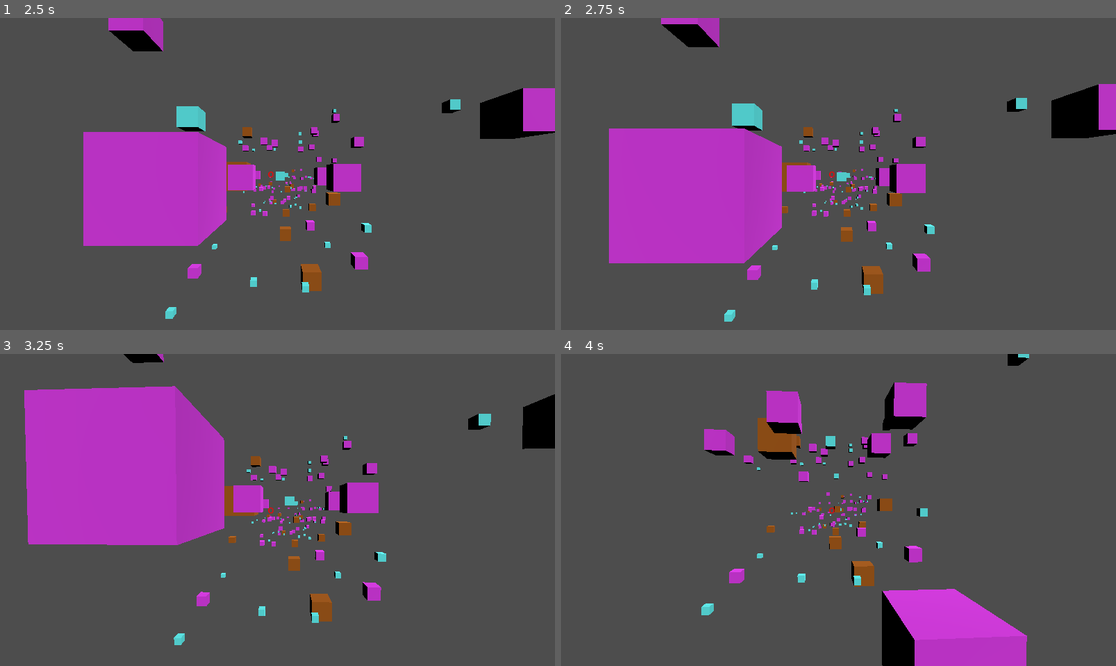
Above: before the commit, frames 1-4 (two rows, left to right).
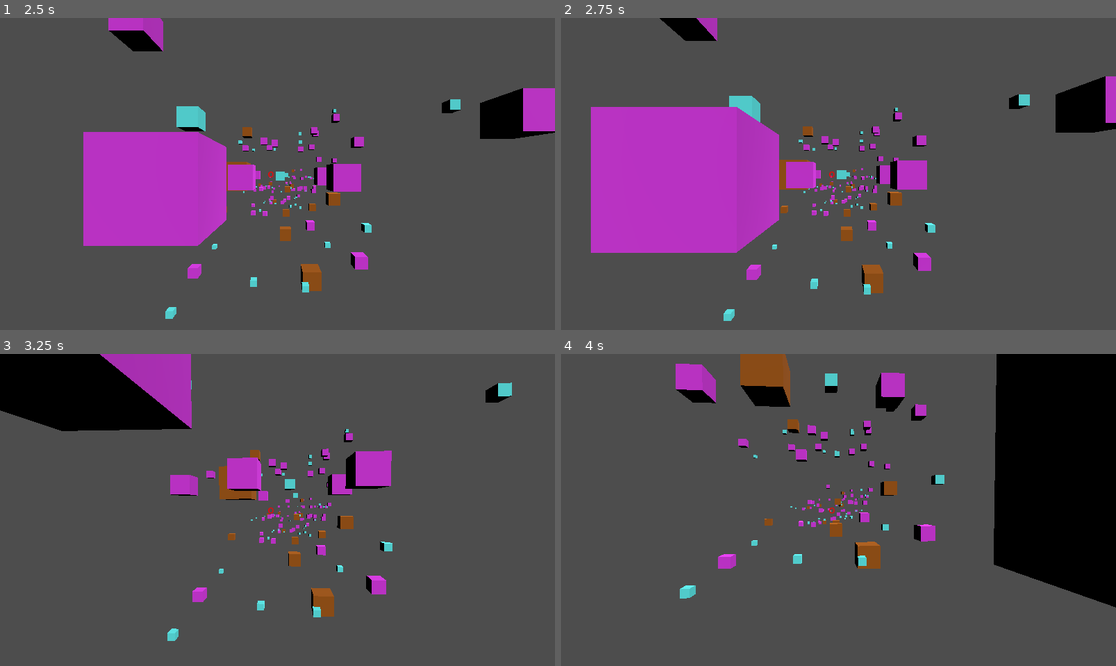
Above: after the commit, the same moments.

Repository: Ben-Bingham/GMTK-2025
Game: Godot game, scene res://main.tscn
Two runs of this game, one before a commit and one after it. Both use one fixed random seed, a clock stepped at 60 frames per second and the inputs below.
Inputs (mouse positions are in pixels of both pictures, inside the frame that each line leads up to):
- Up to frame 1 (2.5 s): tap Enter at 0.5 s; move the mouse to (305, 174) at 0.52 s; press the mouse at (305, 174) at 0.53 s; hold W (move_forward) from 0.53 s (still down); tap Space (jump) at 0.77, 1.52 s; move the mouse to (249, 174) at 1.27 s; release the mouse at (249, 174) at 1.28 s; click (249, 174) at 1.35 s; move the mouse to (288, 167) at 2.02 s; press the mouse at (288, 167) at 2.03 s; tap R at 2.1 s
- Up to frame 2 (2.75 s): keep holding W (move_forward)
- Up to frame 3 (3.25 s): keep holding W (move_forward); move the mouse to (271, 516) at 2.77 s; release the mouse at (271, 516) at 2.78 s; click (271, 516) at 2.85 s; tap Space (jump) at 3.02 s
- Up to frame 4 (4 s): keep holding W (move_forward); move the mouse to (877, 513) at 3.52 s; press the mouse at (877, 513) at 3.53 s; tap Space (jump) at 3.77 s

Frame 1 is identical in both runs. In frame 2, 7.0% of the frame differs, in the area x 5-100%, y 0-98%; in frame 3, 27%; in frame 4, 31%, in the area x 20-100%, y 0-100%.

Commit message:
Stoped from being able to hook own head

Diff:
--- a/grapple.gd
+++ b/grapple.gd
@@ -23,7 +23,9 @@
 
 	if grappling:
 		var hook = $Hook;
-		hook.position = to_local(get_parent().get_parent().get_parent().grapplePoint);
+		var hookPoint = get_parent().get_parent().get_parent().grapplePoint;
+		hook.position = to_local(hookPoint);
+
 		mesh.surface_begin(Mesh.PRIMITIVE_LINES);
 
 		mesh.surface_set_color(Color.RED);
--- a/main.tscn
+++ b/main.tscn
@@ -22,6 +22,7 @@
 
 [node name="Player" type="CharacterBody3D" parent="."]
 transform = Transform3D(-4.37114e-08, 0, -1, 0, 1, 0, 1, 0, -4.37114e-08, 0, 2.39905, 0)
+collision_layer = 2
 script = ExtResource("1_ig7tw")
 
 [node name="Camera3D" type="Camera3D" parent="Player"]
@@ -33,6 +34,7 @@
 
 [node name="Grapple" type="MeshInstance3D" parent="Player/Camera3D/RayCast3D" node_paths=PackedStringArray("player")]
 transform = Transform3D(1.91069e-15, 1, 4.37114e-08, 4.37114e-08, -4.37114e-08, 1, 1, 0, -4.37114e-08, -0.470915, 2.05843e-08, 0)
+layers = 256
 mesh = SubResource("ImmediateMesh_7mycd")
 skeleton = NodePath("../../..")
 script = ExtResource("3_lquwl")
